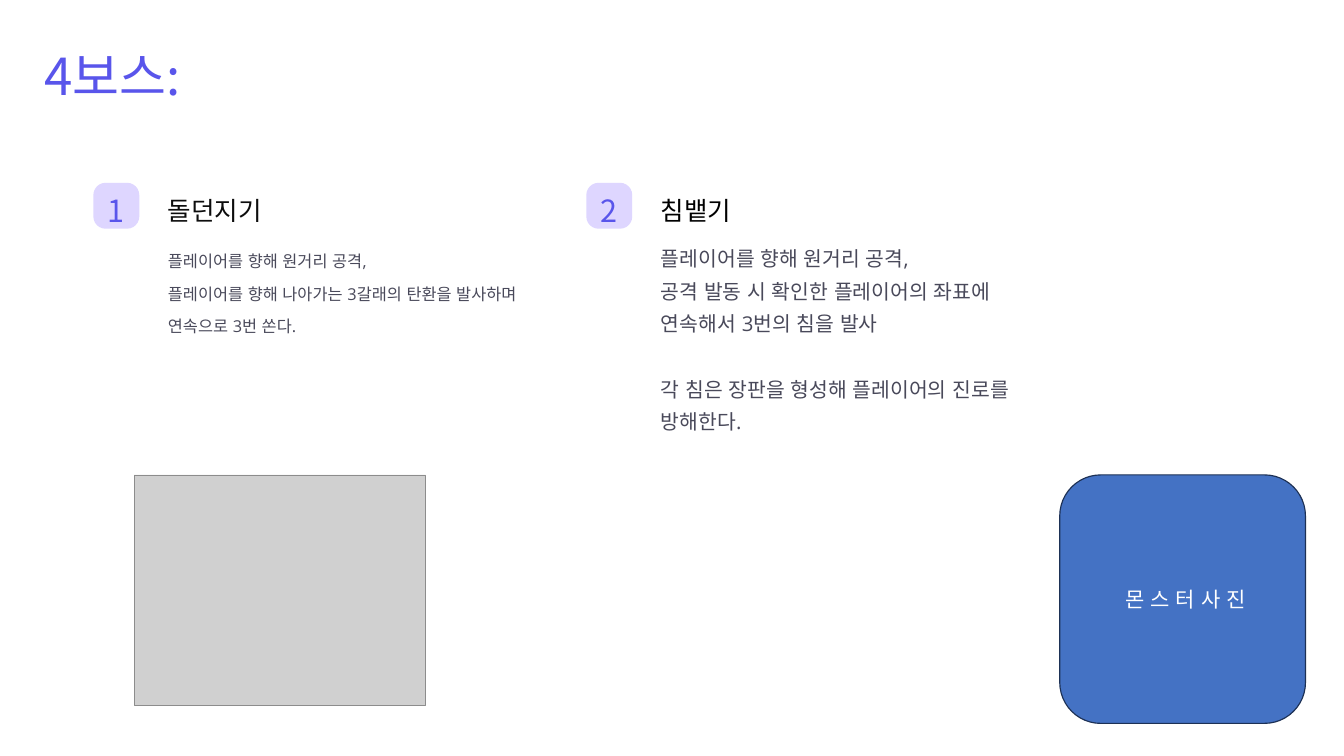
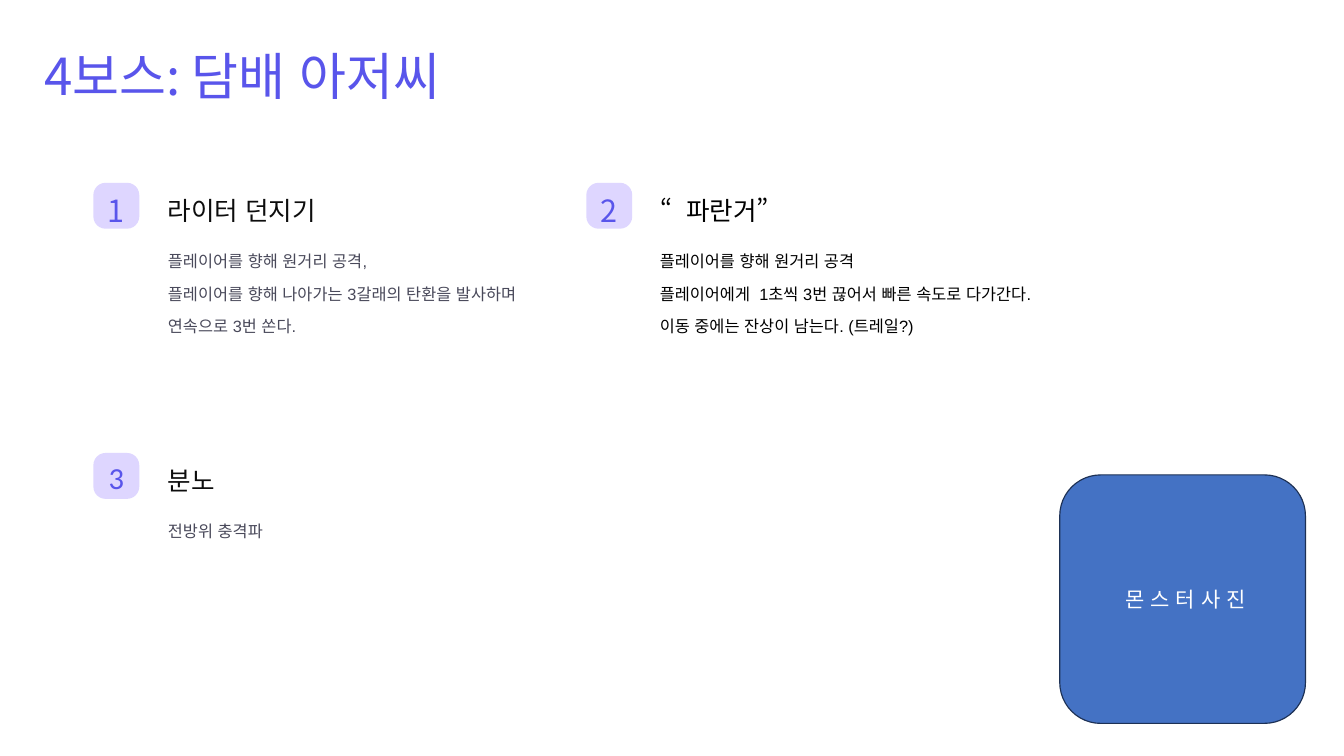
Before and after one commit to sms3072/wepatens, a slide deck: slide 5 of contents/동물서바이벌/보스 컨셉_패턴용.pptx. Drawn at 1344x756 pixels with LibreOffice and Linux fonts; fonts in the diff are those of the drawing; grey boxes stand for pictures. Boxes give left, top, right and bottom in pixels: in the first picture for what was removed or moved away, otherwise in the second. Text is boxed around its words. In the diff, an @@ line names an element or a change of style, - is before the commit and + after.

```diff
--- a/contents/동물서바이벌/보스 컨셉_패턴용.pptx
+++ b/contents/동물서바이벌/보스 컨셉_패턴용.pptx
@@ text at [44,53,441,99]: text changed @@
-4보스:
+4보스: 담배 아저씨
@@ text at [168,199,315,222]: text changed @@
-돌던지기
+라이터 던지기
@@ text at [686,197,768,222]: text changed @@
-침뱉기
+“파란거”
@@ text "플레이어를 향해 원거리 공격," at [168,253,516,334]: font Open Sans to Arial @@
@@ text at [660,253,1031,336]: text changed; size 17.5 to 14 pt; font Open Sans to Arial; text colour #49495A to #000000 @@
-플레이어를 향해 원거리 공격,
-공격 발동 시 확인한 플레이어의 좌표에 연속해서 3번의 침을 발사
-각 침은 장판을 형성해 플레이어의 진로를 방해한다.
+플레이어를 향해 원거리 공격
+플레이어에게 1초씩 3번 끊어서 빠른 속도로 다가간다.
+이동 중에는 잔상이 남는다. (트레일?)
@@ rounded rectangle added at [93,453,139,499], fill #DED6FF @@
@@ text added at [109,469,124,489], 26.2 pt, text #5955EB @@
+3
@@ picture removed at [134,475,426,706] @@
@@ text added at [168,469,215,492], 21.9 pt, text #0D0D0D @@
+분노
@@ text added at [168,523,263,539], 14 pt, text #49495A @@
+전방위 충격파
```
Also in this commit, not shown: 20 other slides changed, 16 other files.
